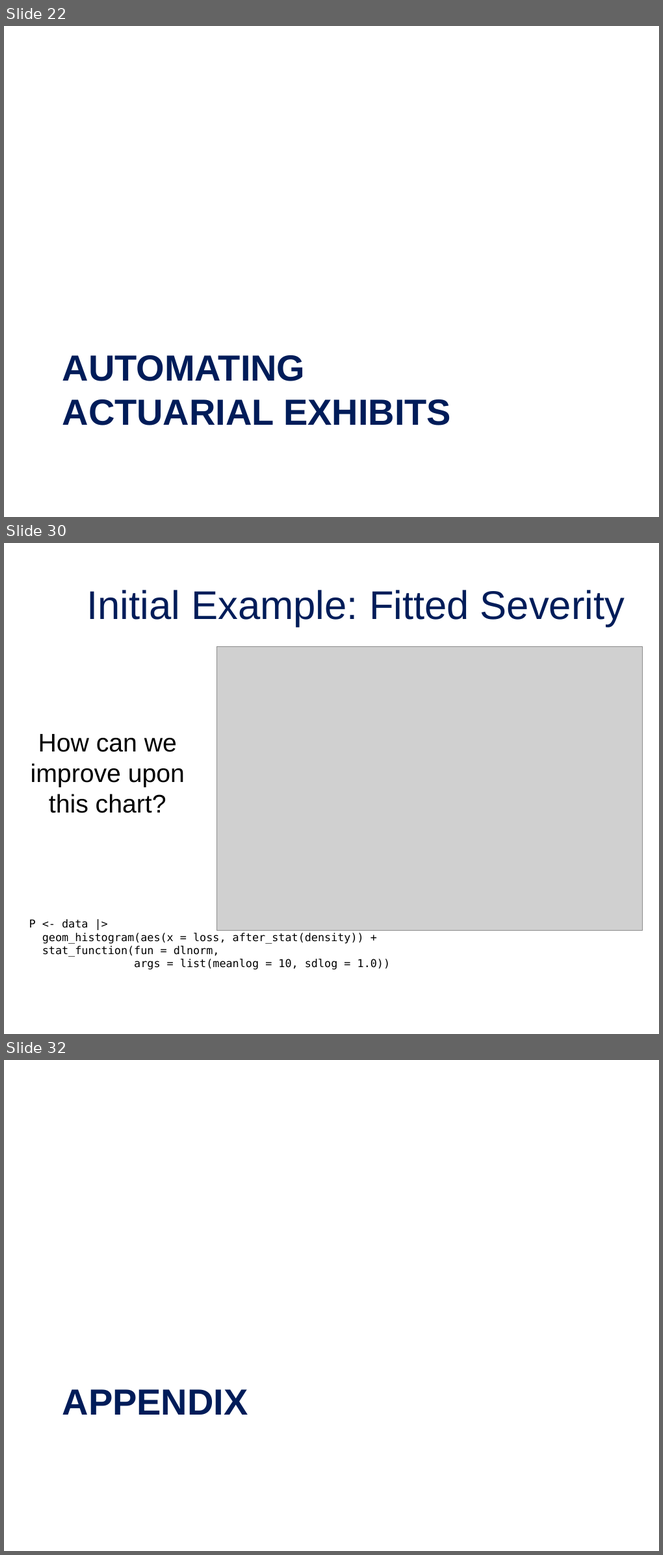
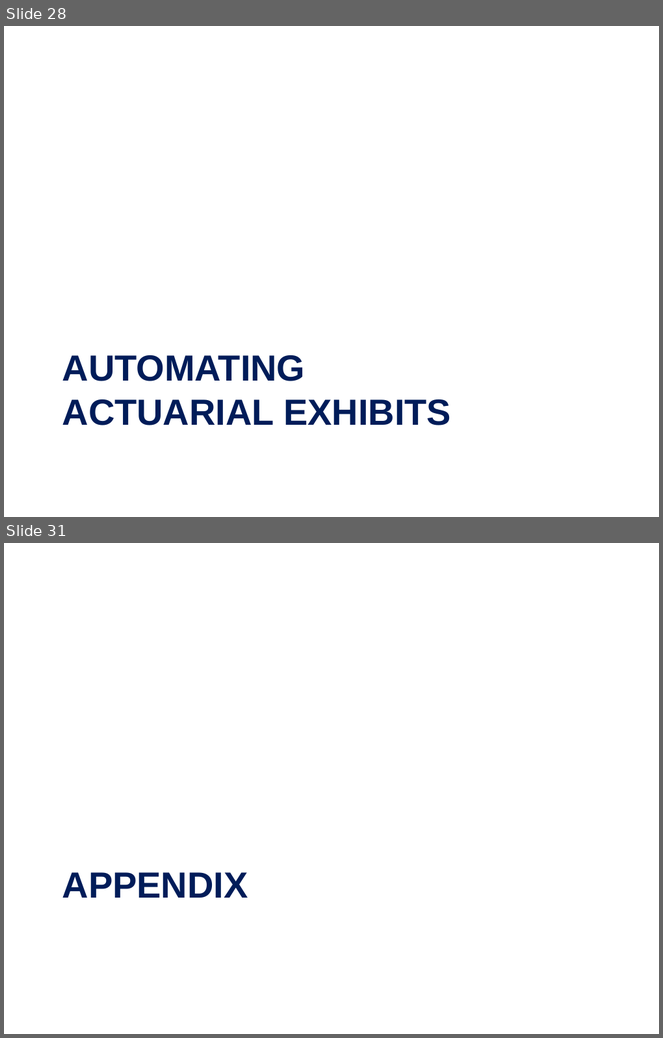
Before and after one commit to jordan-bonner/CAS_Spr23, a slide deck: Presentation Slides/Effective Data Visualization for Actuaries.pptx. Shown one above the other, each under a label of ours: slides 22, 30 and 32 before the commit, slides 28 and 31 after it; the slides between them are not shown. The pictures are 663x1555 and 663x1038 pixels, drawn with LibreOffice and Linux fonts; fonts in the diff are those of the drawing; grey boxes stand for pictures; background and template pictures are left out. Boxes give left, top, right and bottom in pixels: in the first picture for what was removed or moved away, otherwise in the second. Text is boxed around its words. In the diff, an @@ line names an element or a change of style, - is before the commit and + after.

```diff
--- a/Presentation Slides/Effective Data Visualization for Actuaries.pptx
+++ b/Presentation Slides/Effective Data Visualization for Actuaries.pptx
@@ slide 30 removed at [4,543,659,1034], background picture (left out) @@
@@ title removed at [87,590,625,627] @@
-Initial Example: Fitted Severity
@@ picture removed at [217,646,643,930] @@
@@ text removed at [31,734,185,813] @@
-How can we improve upon this chart?
@@ text removed at [29,919,390,970] @@
-P <- data |>
-geom_histogram(aes(x = loss, after_stat(density)) +
-stat_function(fun = dlnorm,
-args = list(meanlog = 10, sdlog = 1.0))
@@ what was slide 22 is now slide 28 @@
@@ what was slide 32 is now slide 31 @@
```
Also in this commit, not shown: 4 slides changed, 5 slides added, 5 other slides removed, 1 other file.
